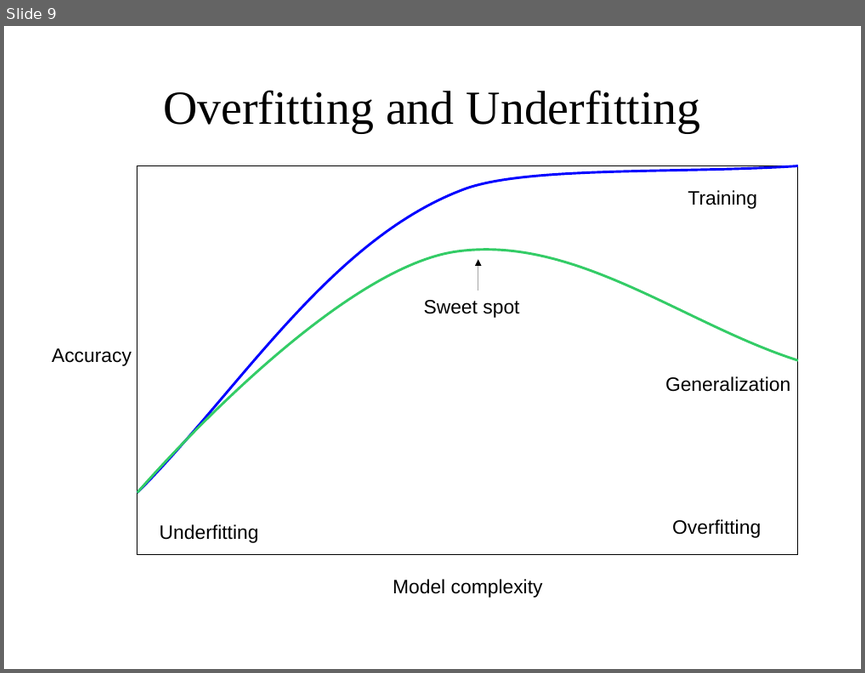
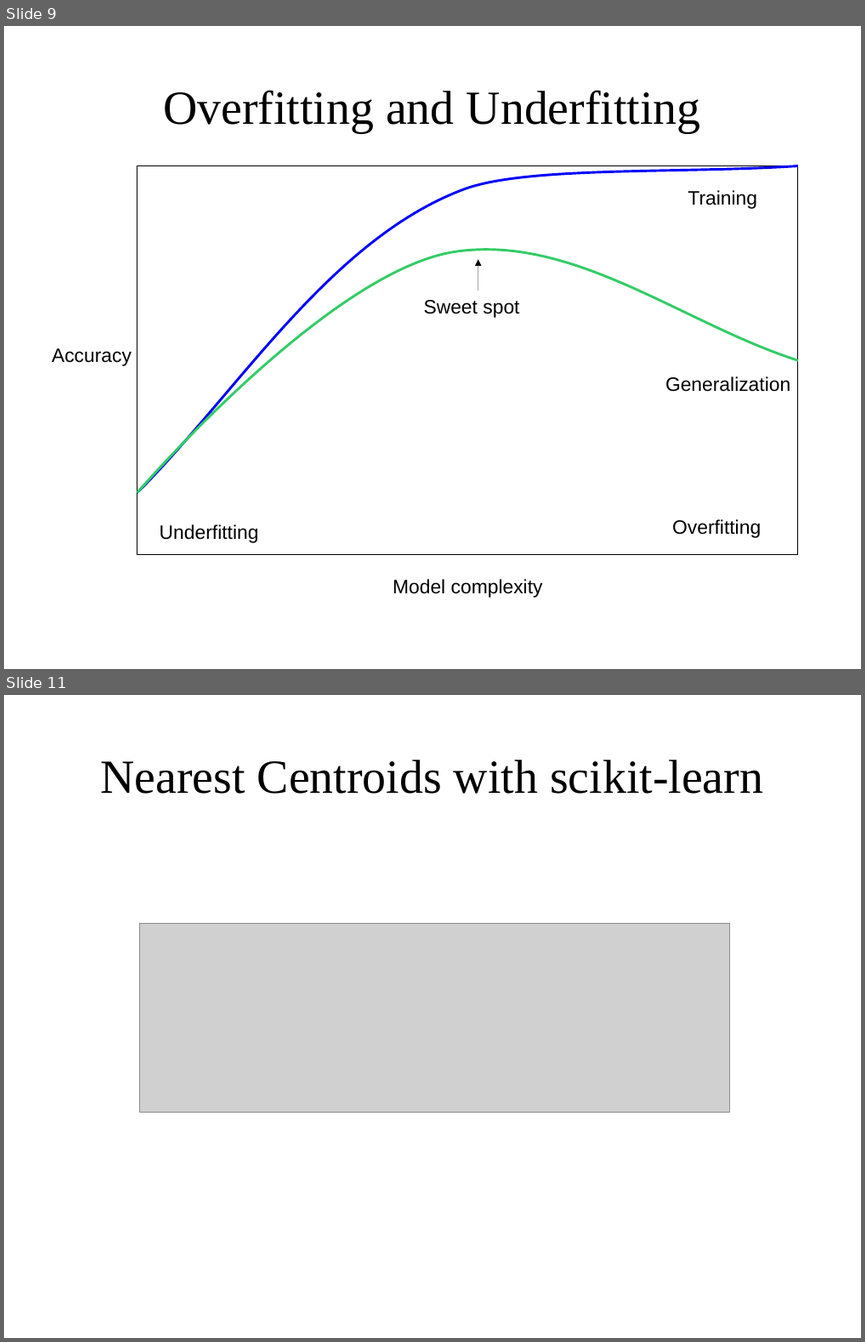
Before and after one commit to amueller/applied_ml_spring_2017, a slide deck: slides/aml-04-013017.odp. Shown one above the other, each under a label of ours: slide 9 before the commit, slides 9 and 11 after it; the slides between them are not shown. The pictures are 865x673 and 865x1342 pixels, drawn with LibreOffice and Linux fonts; fonts in the diff are those of the drawing; grey boxes stand for pictures. Boxes give left, top, right and bottom in pixels: in the first picture for what was removed or moved away, otherwise in the second. Text is boxed around its words. In the diff, an @@ line names an element or a change of style, - is before the commit and + after.

```diff
--- a/slides/aml-04-013017.odp
+++ b/slides/aml-04-013017.odp
@@ slide 11 added at <box>4,695,861,1338</box>, background #FFFFFF @@
@@ title added at <box>100,760,763,794</box>, 44 pt, text #000000 @@
+Nearest Centroids with scikit-learn
@@ picture added at <box>139,924,729,1112</box> @@
```
Also in this commit, not shown: 8 slides changed, 21 other slides added, 4 slides removed, 1 other file.
